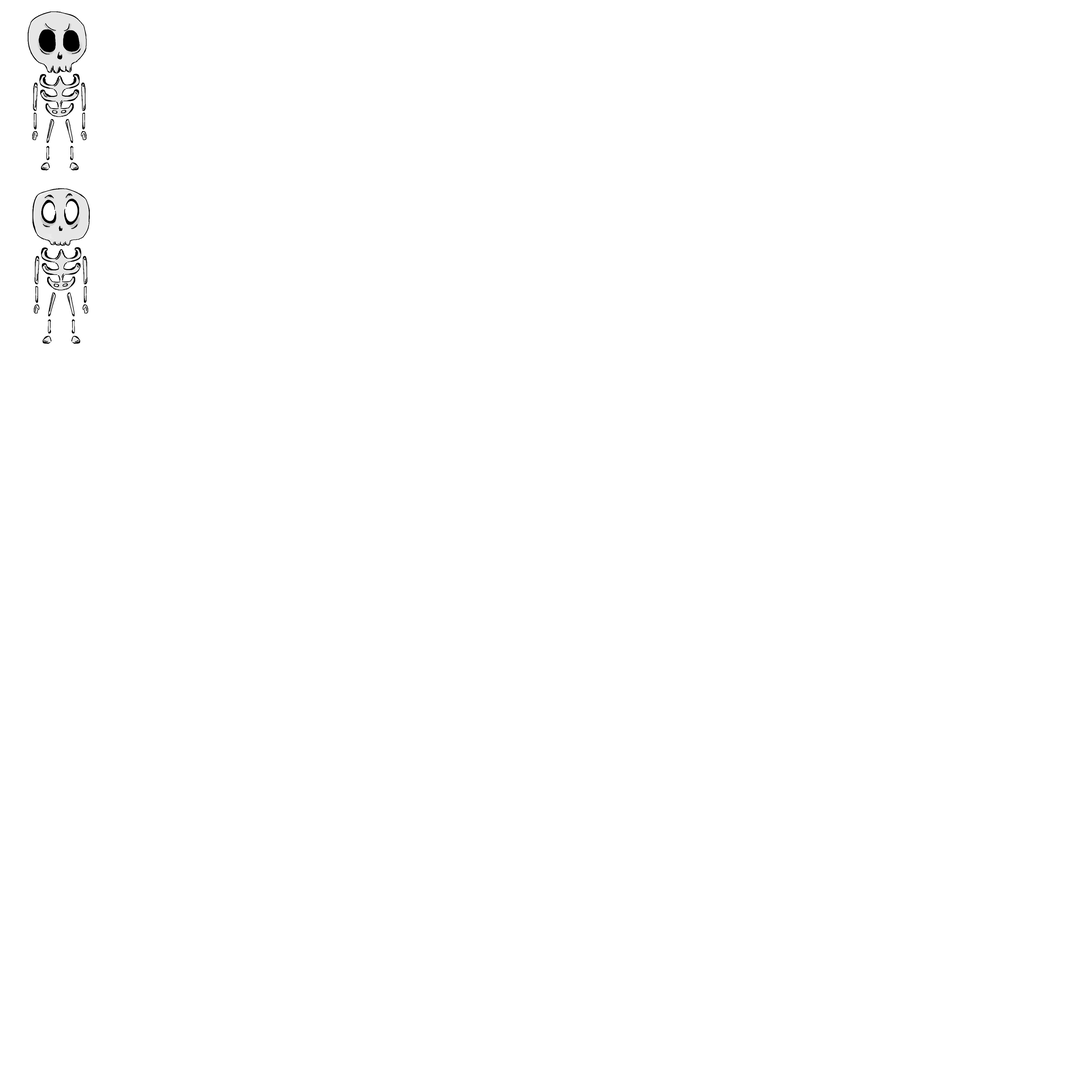
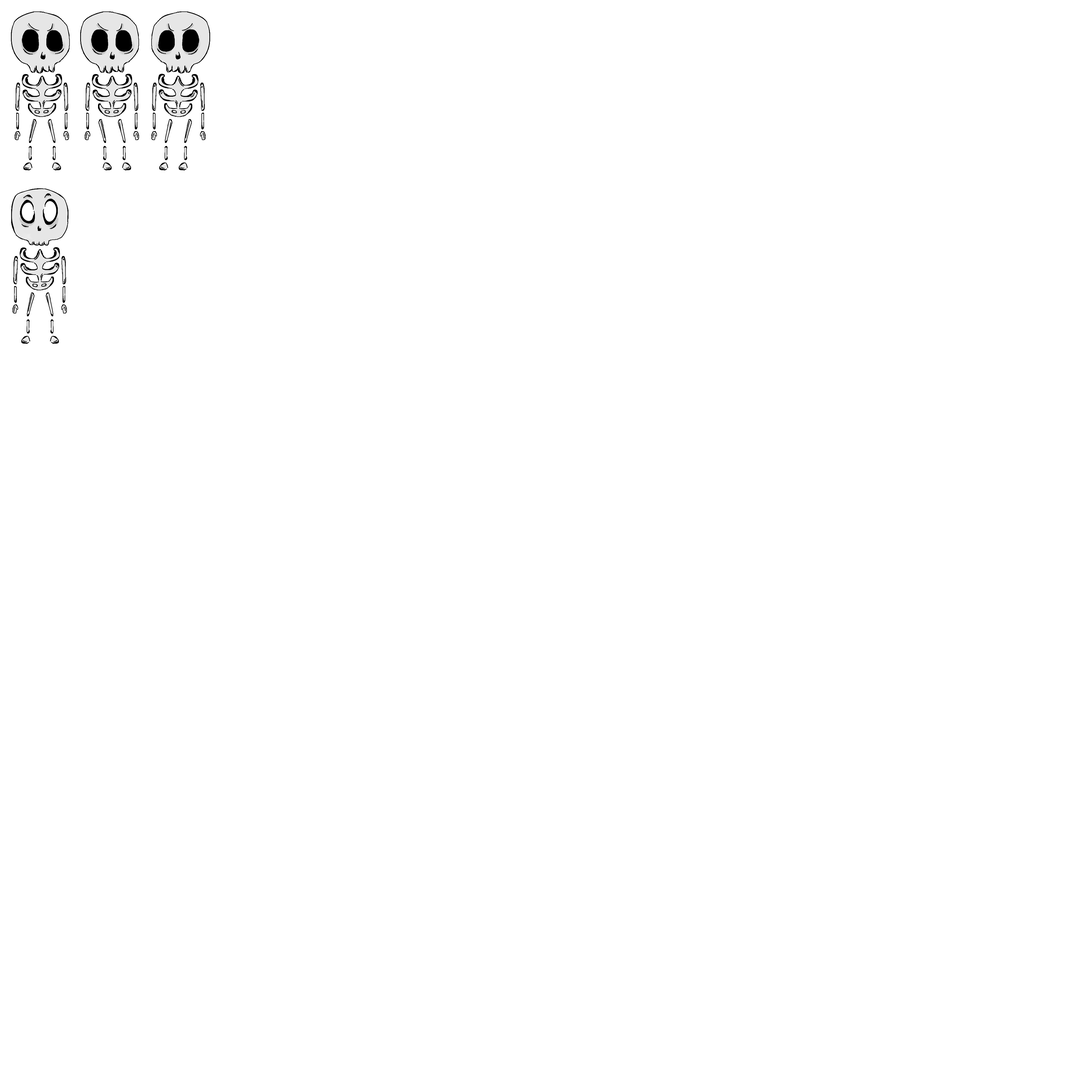
The second 1091×1091 image is a revision of the first. Changes to its layers:
painted on "Magui Head" (2nd of 2, in "Magui Sketch" › "Magui Head") over box(10, 170, 107, 273)
added group "Niko Idle" (1st of 2) with 13 layers above "Nico Looking Right Sketch" over box(10, 11, 120, 345)
added layer "Niko Idle" (2nd of 2, in "Niko Idle") in group "Niko Idle" over box(10, 11, 120, 345)
added group "Nico Looking Right Sketch" with 13 layers above "Nico Looking Left Sketch" over box(68, 11, 171, 171)
added layer "Nico Looking Right" in group "Nico Looking Right Sketch" over box(68, 11, 171, 171)
added group "Arms" (3rd of 4, in "Nico Looking Right Sketch") with 2 layers in group "Nico Looking Right Sketch" over box(68, 68, 171, 154)
added layer "Nico Arms" (1st of 2, in "Nico Looking Right Sketch" › "Arms") in group "Arms" over box(68, 68, 171, 154)
added layer "Nico Looking Left" in group "Nico Looking Left Sketch" over box(136, 11, 211, 171)
painted on "Nico Head" (3rd of 3, in "Nico Looking Left Sketch" › "Head") over box(17, 11, 211, 86)
painted on "Nico Head Painted" (3rd of 3, in "Nico Looking Left Sketch" › "Head") over box(17, 11, 211, 86)
painted on "Nico Bones" (2nd of 2, in "Nico Looking Left Sketch" › "Bones") over box(34, 51, 208, 137)
painted on "Nico Bones Painted" (2nd of 2, in "Nico Looking Left Sketch" › "Bones") over box(34, 68, 205, 120)
painted on "Nico Arms" (2nd of 2, in "Nico Looking Left Sketch" › "Arms") over box(17, 68, 206, 154)
painted on "Nico Arms Painted" (2nd of 2, in "Nico Looking Left Sketch" › "Arms") over box(17, 68, 206, 154)
painted on "Nico Legs" (2nd of 2, in "Nico Looking Left Sketch" › "Legs") over box(34, 102, 206, 171)
painted on "Nico Legs Painted" (2nd of 2, in "Nico Looking Left Sketch" › "Legs") over box(34, 119, 206, 171)
removed layer "Nico" over box(17, 11, 103, 171)
…and 29 more changes (22 added, 7 painted)
